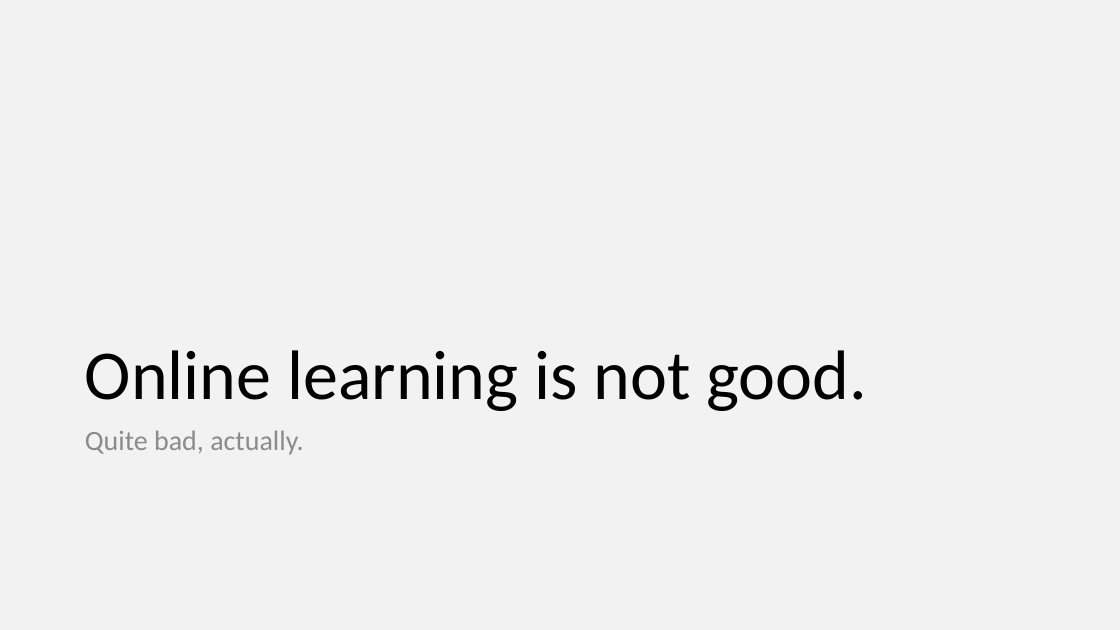
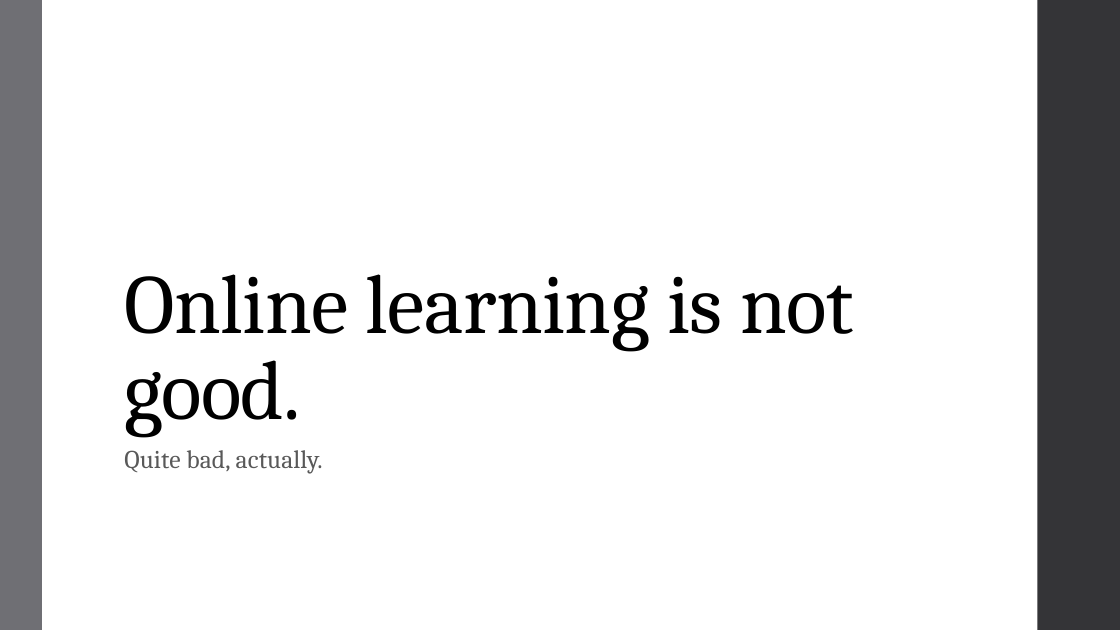
Before and after one commit to trickyok/College-Work, a slide deck: slide 2 of Spring 2022/Comp II/Writing Project 3/Online Learning.pptx. Drawn at 1120x630 pixels with LibreOffice and Linux fonts; fonts in the diff are those of the drawing. Boxes give left, top, right and bottom in pixels: in the first picture for what was removed or moved away, otherwise in the second. Text is boxed around its words. In the diff, an @@ line names an element or a change of style, - is before the commit and + after.

```diff
--- a/Spring 2022/Comp II/Writing Project 3/Online Learning.pptx
+++ b/Spring 2022/Comp II/Writing Project 3/Online Learning.pptx
@@ background #F2F2F2 to #FFFFFF @@
@@ rectangle added at (0, 0, 42, 630), fill #6F6F74 @@
@@ rectangle added at (1038, 0, 1120, 630), fill #353537 @@
@@ title "Online learning is not good.": place and size @@
-title "Online learning is not good." at (85, 350, 867, 411)
+title "Online learning is not good." at (124, 274, 853, 437)
@@ title "Online learning is not good." at (124, 274, 853, 437): size 60 to 72 pt, font Calibri to Cambria, letter spacing 0 to -0.5 pt; line spacing 0.9 to 0.85 @@
@@ text "Quite bad, actually.": place and size @@
-text "Quite bad, actually." at (85, 430, 303, 455)
+text "Quite bad, actually." at (124, 450, 323, 474)
@@ text "Quite bad, actually." at (124, 450, 323, 474): size 24 to 22 pt, font Calibri to Cambria, text colour #8C8C8C to #595959, letter spacing 0 to 0.1 pt; line spacing 0.9 to 0.95; more space between paragraphs @@
```
Also in this commit, not shown: 4 other slides changed, 8 slides added, 7 slides removed.
